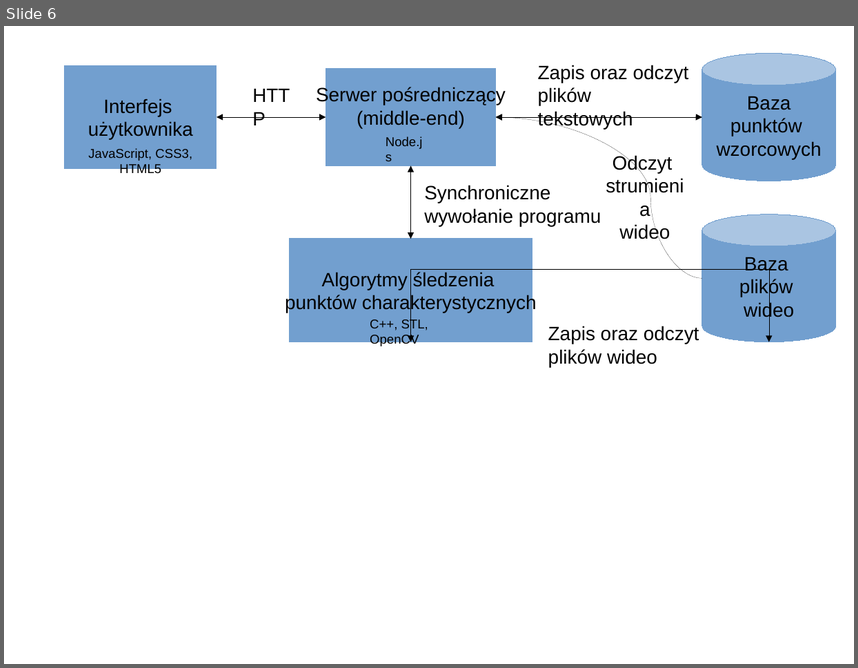
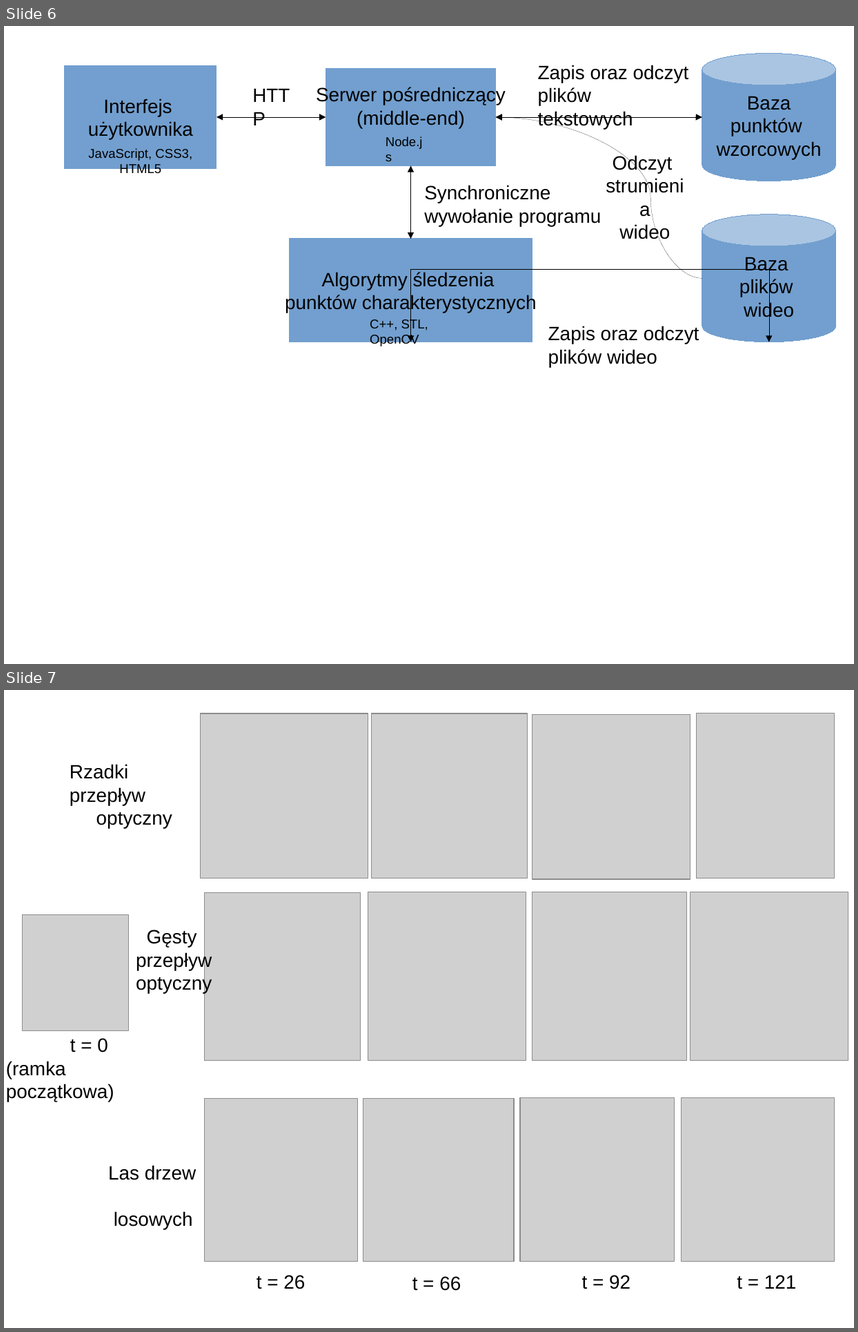
Before and after one commit to afronski/hand-feature-points-tracking, a slide deck: doc/original-pictures/Pictures.odp. Shown one above the other, each under a label of ours: slide 6 before the commit, slides 6 and 7 after it. The pictures are 858x668 and 858x1332 pixels, drawn with LibreOffice and Linux fonts; fonts in the diff are those of the drawing; grey boxes stand for pictures. Boxes give left, top, right and bottom in pixels: in the first picture for what was removed or moved away, otherwise in the second. Text is boxed around its words. In the diff, an @@ line names an element or a change of style, - is before the commit and + after.

```diff
--- a/doc/original-pictures/Pictures.odp
+++ b/doc/original-pictures/Pictures.odp
@@ slide 7 added at [4, 690, 854, 1328], background #FFFFFF @@
@@ picture added at [201, 713, 369, 878] @@
@@ picture added at [372, 713, 528, 878] @@
@@ picture added at [533, 714, 691, 879] @@
@@ picture added at [697, 713, 835, 878] @@
@@ text added at [70, 764, 172, 828], 18 pt, text #000000 @@
+Rzadki przepływ
+optyczny
@@ picture added at [205, 893, 361, 1061] @@
@@ picture added at [368, 892, 526, 1061] @@
@@ picture added at [533, 892, 688, 1061] @@
@@ picture added at [691, 892, 849, 1061] @@
@@ picture added at [23, 914, 129, 1030] @@
@@ text added at [136, 929, 212, 994], 18 pt, text #000000 @@
+Gęsty
+przepływ
+optyczny
@@ text added at [6, 1038, 114, 1101], 18 pt, text #000000 @@
+t = 0
+(ramka początkowa)
@@ picture added at [205, 1098, 358, 1261] @@
@@ picture added at [363, 1098, 515, 1261] @@
@@ picture added at [520, 1098, 675, 1261] @@
@@ picture added at [682, 1098, 835, 1261] @@
@@ text added at [108, 1165, 196, 1229], 18 pt, text #000000 @@
+Las drzew
+losowych
@@ text added at [257, 1274, 305, 1289], 18 pt, text #000000 @@
+t = 26
@@ text added at [412, 1276, 461, 1290], 18 pt, text #000000 @@
+t = 66
@@ text added at [582, 1274, 631, 1289], 18 pt, text #000000 @@
+t = 92
@@ text added at [737, 1274, 797, 1289], 18 pt, text #000000 @@
+t = 121
```
Also in this commit, not shown: 2 other files.
